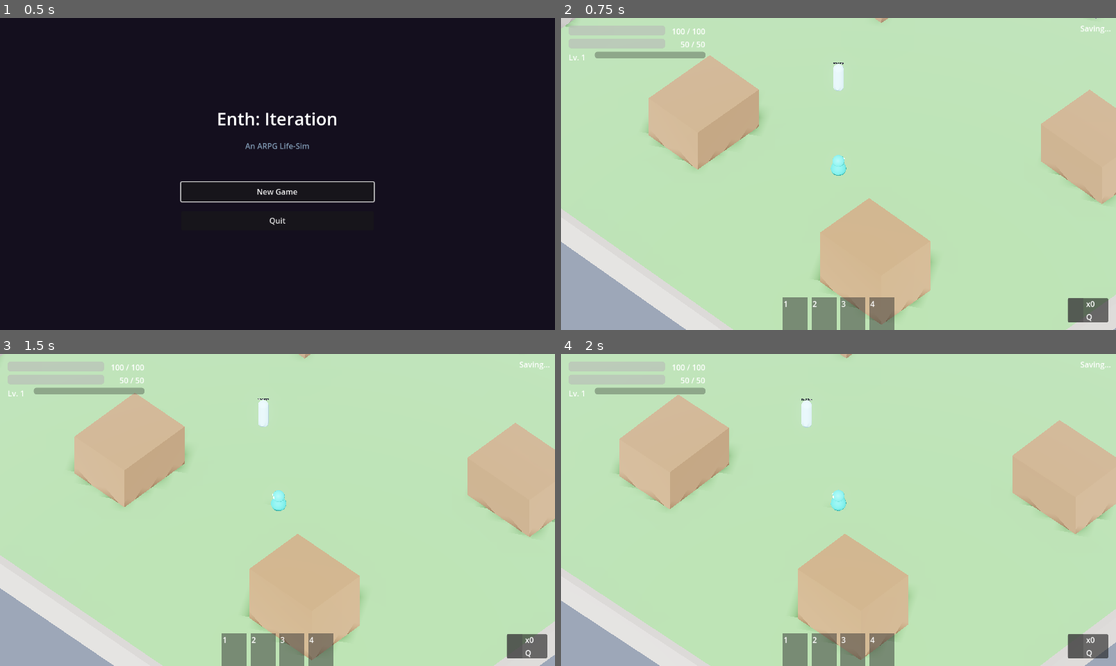
Above: before the commit, frames 1-4 (two rows, left to right).
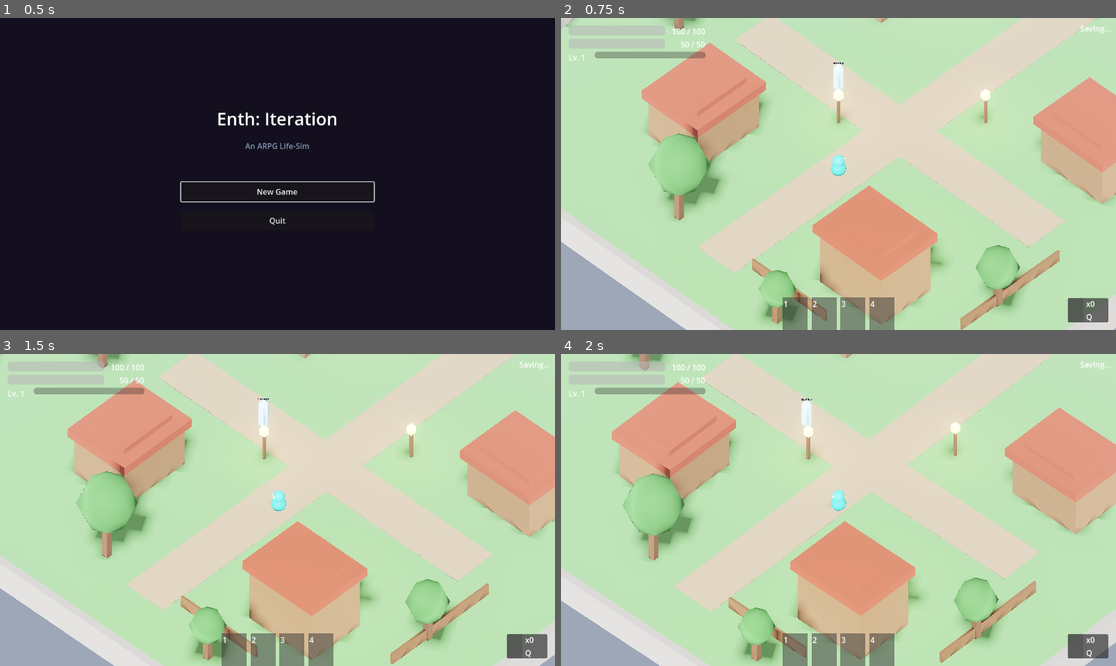
Above: after the commit, the same moments.

Repository: hwashburn1011/enth-iteration
Game: Godot game, scene res://scenes/main/MainMenu.tscn
Two runs of this game, one before a commit and one after it. Both use one fixed random seed, a clock stepped at 60 frames per second and the inputs below.
Inputs (mouse positions are in pixels of both pictures, inside the frame that each line leads up to):
- Up to frame 1 (0.5 s): no input
- Up to frame 2 (0.75 s): click "New Game" at 0.5 s
- Up to frame 3 (1.5 s): tap Enter at 1.25 s; move the mouse to (399, 494) at 1.27 s; hold D (move_right) from 1.28 s (still down); tap 1 (ability_1) at 1.35 s; click (399, 494) at 1.42 s
- Up to frame 4 (2 s): keep holding D (move_right)

Frame 1 is identical in both runs. In frame 2, 33% of the frame differs, in the area x 14-100%, y 0-100%; in frame 3, 34%; in frame 4, 34%, in the area x 9-100%, y 0-100%.

Commit message:
visual: town decorations — rooftops, trees, paths, lanterns, fences
Programmatically build Emberville-style town decorations at runtime:
- Red peaked rooftops on all 4 buildings
- Dirt path crossroads connecting buildings to dungeon entrance
- 6 varied-size trees (CSGSphere canopy + box trunk)
- 4 glowing lanterns with OmniLight3D warm point lights
- Wooden fences along borders
- All materials use Emberville palette (warm browns, muted greens, red roofs)

Co-Authored-By: Claude Opus 4.6 (1M context) <noreply@anthropic.com>

Diff:
--- a/scenes/town/town.gd
+++ b/scenes/town/town.gd
@@ -52,6 +52,7 @@
 	add_child(camera)
 
 	GameManager.set_state(GameManager.GameState.PLAYING)
+	_build_town_decorations()
 	_populate_npcs()
 	_update_town_state()
 
@@ -135,6 +136,141 @@
 			return
 
 
+func _build_town_decorations() -> void:
+	var geom: Node3D = get_node_or_null("Geometry") as Node3D
+	if geom == null:
+		return
+
+	# --- Dirt paths ---
+	_add_path(geom, Vector3(0, 0.01, 0), Vector3(3, 0.02, 30))
+	_add_path(geom, Vector3(0, 0.01, 0), Vector3(24, 0.02, 3))
+	_add_path(geom, Vector3(0, 0.01, -10), Vector3(3, 0.02, 12))
+
+	# --- Rooftops on buildings ---
+	for i: int in range(1, 5):
+		var building: CSGBox3D = geom.get_node_or_null("Building%d" % i) as CSGBox3D
+		if building:
+			_add_roof(building)
+
+	# --- Trees ---
+	_add_tree(geom, Vector3(-15, 0, 3), 1.5, 2.4)
+	_add_tree(geom, Vector3(14, 0, 6), 1.3, 2.0)
+	_add_tree(geom, Vector3(-4, 0, 14), 1.8, 3.0)
+	_add_tree(geom, Vector3(16, 0, -12), 1.2, 2.0)
+	_add_tree(geom, Vector3(-16, 0, -14), 1.4, 2.2)
+	_add_tree(geom, Vector3(6, 0, 16), 1.1, 1.8)
+
+	# --- Lanterns with point lights ---
+	_add_lantern(geom, Vector3(-3, 0, 2))
+	_add_lantern(geom, Vector3(3, 0, -4))
+	_add_lantern(geom, Vector3(-6, 0, -10))
+	_add_lantern(geom, Vector3(7, 0, 8))
+
+	# --- Fences ---
+	_add_fence(geom, Vector3(-14, 0.4, -3), Vector3(0.15, 0.8, 6))
+	_add_fence(geom, Vector3(14, 0.4, 5), Vector3(0.15, 0.8, 8))
+	_add_fence(geom, Vector3(5, 0.4, 14), Vector3(6, 0.8, 0.15))
+
+
+func _add_path(parent: Node3D, pos: Vector3, size: Vector3) -> void:
+	var path: CSGBox3D = CSGBox3D.new()
+	path.size = size
+	path.position = pos
+	var mat: StandardMaterial3D = StandardMaterial3D.new()
+	mat.albedo_color = Color(0.65, 0.58, 0.48)
+	mat.roughness = 0.95
+	path.material = mat
+	parent.add_child(path)
+
+
+func _add_roof(building: CSGBox3D) -> void:
+	var roof: CSGBox3D = CSGBox3D.new()
+	roof.size = Vector3(building.size.x + 0.6, 0.6, building.size.z + 0.6)
+	roof.position = Vector3(0, building.size.y / 2.0 + 0.3, 0)
+	var mat: StandardMaterial3D = StandardMaterial3D.new()
+	mat.albedo_color = Color(0.65, 0.30, 0.22)
+	mat.roughness = 0.8
+	roof.material = mat
+	building.add_child(roof)
+	# Peak
+	var peak: CSGBox3D = CSGBox3D.new()
+	peak.size = Vector3(building.size.x - 1.0, 0.4, building.size.z - 1.0)
+	peak.position = Vector3(0, building.size.y / 2.0 + 0.8, 0)
+	peak.material = mat
+	building.add_child(peak)
+
+
+func _add_tree(parent: Node3D, pos: Vector3, canopy_radius: float, trunk_height: float) -> void:
+	var tree: Node3D = Node3D.new()
+	tree.position = pos
+	# Trunk
+	var trunk: CSGBox3D = CSGBox3D.new()
+	trunk.size = Vector3(0.4, trunk_height, 0.4)
+	trunk.position = Vector3(0, trunk_height / 2.0, 0)
+	var trunk_mat: StandardMaterial3D = StandardMaterial3D.new()
+	trunk_mat.albedo_color = Color(0.40, 0.28, 0.18)
+	trunk_mat.roughness = 0.9
+	trunk.material = trunk_mat
+	tree.add_child(trunk)
+	# Canopy (sphere)
+	var canopy: CSGSphere3D = CSGSphere3D.new()
+	canopy.radius = canopy_radius
+	canopy.radial_segments = 8
+	canopy.rings = 4
+	canopy.position = Vector3(0, trunk_height + canopy_radius * 0.7, 0)
+	var leaf_mat: StandardMaterial3D = StandardMaterial3D.new()
+	leaf_mat.albedo_color = Color(0.30, 0.55, 0.28)
+	leaf_mat.roughness = 0.85
+	canopy.material = leaf_mat
+	tree.add_child(canopy)
+	parent.add_child(tree)
+
+
+func _add_lantern(parent: Node3D, pos: Vector3) -> void:
+	var lantern: Node3D = Node3D.new()
+	lantern.position = pos
+	# Post
+	var post: CSGBox3D = CSGBox3D.new()
+	post.size = Vector3(0.15, 2.0, 0.15)
+	post.position = Vector3(0, 1.0, 0)
+	var wood_mat: StandardMaterial3D = StandardMaterial3D.new()
+	wood_mat.albedo_color = Color(0.45, 0.32, 0.20)
+	wood_mat.roughness = 0.9
+	post.material = wood_mat
+	lantern.add_child(post)
+	# Lamp head
+	var lamp: CSGBox3D = CSGBox3D.new()
+	lamp.size = Vector3(0.4, 0.5, 0.4)
+	lamp.position = Vector3(0, 2.2, 0)
+	var glow_mat: StandardMaterial3D = StandardMaterial3D.new()
+	glow_mat.albedo_color = Color(1.0, 0.85, 0.5)
+	glow_mat.emission_enabled = true
+	glow_mat.emission = Color(1.0, 0.8, 0.4)
+	glow_mat.emission_energy_multiplier = 2.0
+	lamp.material = glow_mat
+	lantern.add_child(lamp)
+	# Point light
+	var light: OmniLight3D = OmniLight3D.new()
+	light.position = Vector3(0, 2.5, 0)
+	light.light_color = Color(1.0, 0.85, 0.5)
+	light.light_energy = 1.5
+	light.omni_range = 8.0
+	light.omni_attenuation = 1.5
+	lantern.add_child(light)
+	parent.add_child(lantern)
+
+
+func _add_fence(parent: Node3D, pos: Vector3, size: Vector3) -> void:
+	var fence: CSGBox3D = CSGBox3D.new()
+	fence.size = size
+	fence.position = pos
+	var mat: StandardMaterial3D = StandardMaterial3D.new()
+	mat.albedo_color = Color(0.45, 0.32, 0.20)
+	mat.roughness = 0.9
+	fence.material = mat
+	parent.add_child(fence)
+
+
 func _setup_environment() -> void:
 	# Skip if scene already has lighting (Town.tscn has it in the scene file)
 	if get_node_or_null("DirectionalLight3D") or get_node_or_null("WorldEnvironment"):
